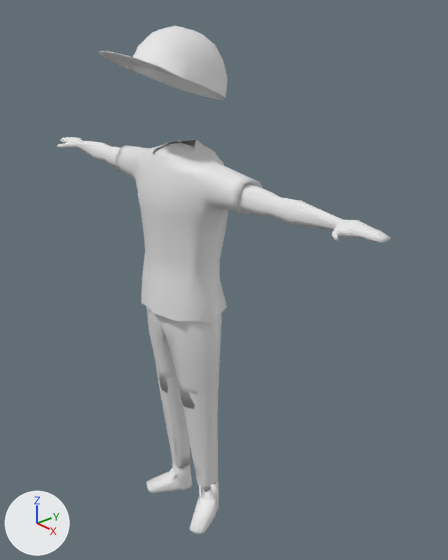
An edit to the Blender file blends/skater.blend, drawn before and after from the same camera.
Rendered twice from a 50 mm lens placed at (1.636, -1.224, 1.91), pointed at (0.089, 0.113, 1.01). The lights are fixed; the arrows at lower left show +X, +Y and +Z.

In view in the first picture: 'BodyMesh', 'Pants', 'Shirt', 'ShoeLeft', 'ShoeRight', 'Shorts', 'TruckerHat'.
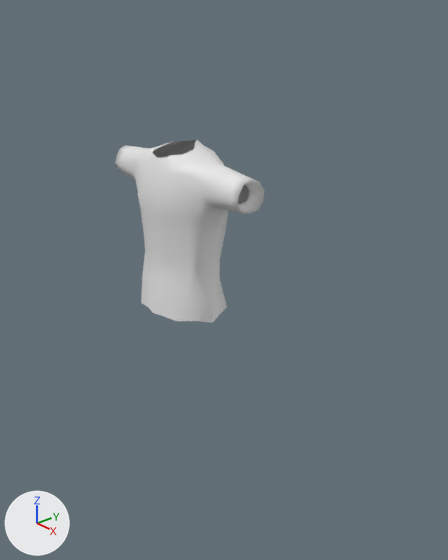
Changed parts and their boxes (x1, y1, x2, y2) in the pictures (448 x 560 px):
'TruckerHat', hidden
    before: (99, 26, 227, 100)
'Pants', hidden
    before: (146, 306, 219, 490)
'BodyMesh', hidden
    before: (57, 137, 391, 492)
'Shorts', hidden
    before: (150, 314, 222, 409)
'ShoeLeft', hidden
    before: (189, 481, 219, 534)
'ShoeRight', hidden
    before: (146, 462, 192, 493)

The change, as a diff of the scene's bpy script:
```diff
--- a/blends/skater.blend.py
+++ b/blends/skater.blend.py
@@ ob_bodymesh @@
 ob_bodymesh = bpy.data.objects.new('BodyMesh', me_cube)
-ob_bodymesh.location = (0.0, 0.0, 1.597)
+ob_bodymesh.location = (0.0, 0.0, 0.0)
+ob_bodymesh.hide_set(True)  # its collection is switched off
@@ ob_shorts @@
 ob_shorts = bpy.data.objects.new('Shorts', me_cube_004)
-ob_shorts.location = (0.001, 0.0, -0.065)
+ob_shorts.location = (0.0, 0.0, 0.0)
+ob_shorts.hide_set(True)  # its collection is switched off
@@ ob_truckerhat @@
 ob_truckerhat = bpy.data.objects.new('TruckerHat', me_cube_001)
-ob_truckerhat.location = (0.0, -0.004, -0.065)
+ob_truckerhat.location = (0.0, 0.0, 0.0)
+ob_truckerhat.hide_set(True)  # its collection is switched off
@@ ob_pants @@
 ob_pants = bpy.data.objects.new('Pants', me_cube_003)
-ob_pants.location = (0.0, 0.0, -0.065)
+ob_pants.location = (0.0, 0.0, 0.0)
+ob_pants.hide_set(True)  # its collection is switched off
@@ ob_shoeleft @@
 ob_shoeleft = bpy.data.objects.new('ShoeLeft', me_cylinder)
-ob_shoeleft.location = (0.095, 0.027, 0.058)
+ob_shoeleft.location = (0.0, 0.0, 0.0)
+ob_shoeleft.hide_set(True)  # its collection is switched off
@@ ob_shoeright @@
 ob_shoeright = bpy.data.objects.new('ShoeRight', me_cylinder_001)
-ob_shoeright.location = (-0.095, 0.027, 0.058)
+ob_shoeright.location = (0.0, 0.0, 0.0)
+ob_shoeright.hide_set(True)  # its collection is switched off
```
